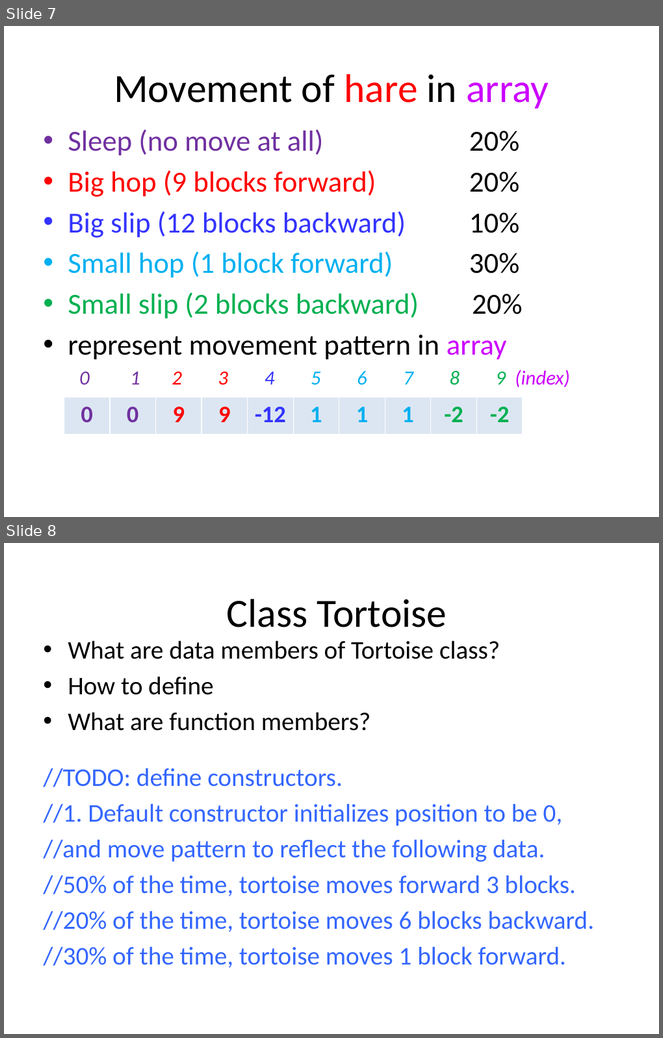
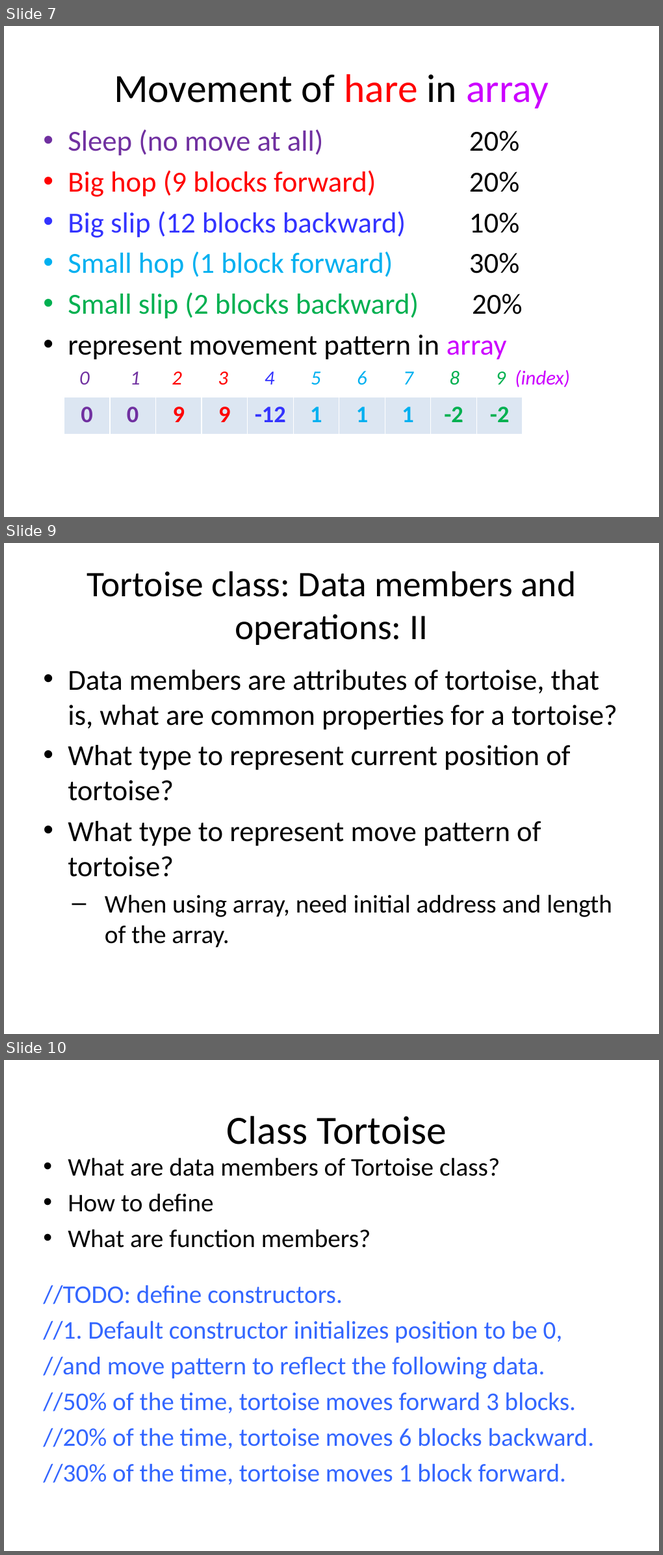
Before and after one commit to tong-yee/tong-yee.github.io, a slide deck: 135/projects/project3/project3_HareTortoiseCompetition.pptx. Shown one above the other, each under a label of ours: slides 7 and 8 before the commit, slides 7, 9 and 10 after it; the slides between them are not shown. The pictures are 663x1038 and 663x1555 pixels, drawn with LibreOffice and Linux fonts; fonts in the diff are those of the drawing. Boxes give left, top, right and bottom in pixels: in the first picture for what was removed or moved away, otherwise in the second. Text is boxed around its words. In the diff, an @@ line names an element or a change of style, - is before the commit and + after.

```diff
--- a/135/projects/project3/project3_HareTortoiseCompetition.pptx
+++ b/135/projects/project3/project3_HareTortoiseCompetition.pptx
@@ slide 9 added at (4, 543, 659, 1034), background #FFFFFF @@
@@ title added at (87, 571, 576, 645), 39.6 pt, text #000000 @@
+Tortoise class: Data members and operations: II
@@ text added at (68, 670, 618, 948), 32 pt, text #000000 @@
+• Data members are attributes of tortoise, that is, what are common properties for a tortoise?
+• What type to represent current position of tortoise?
+• What type to represent move pattern of tortoise?
+  – When using array, need initial address and length of the array.
@@ what was slide 8 is now slide 10 @@
```
Also in this commit, not shown: 1 slide changed, 1 other slide added, 4 other files.
